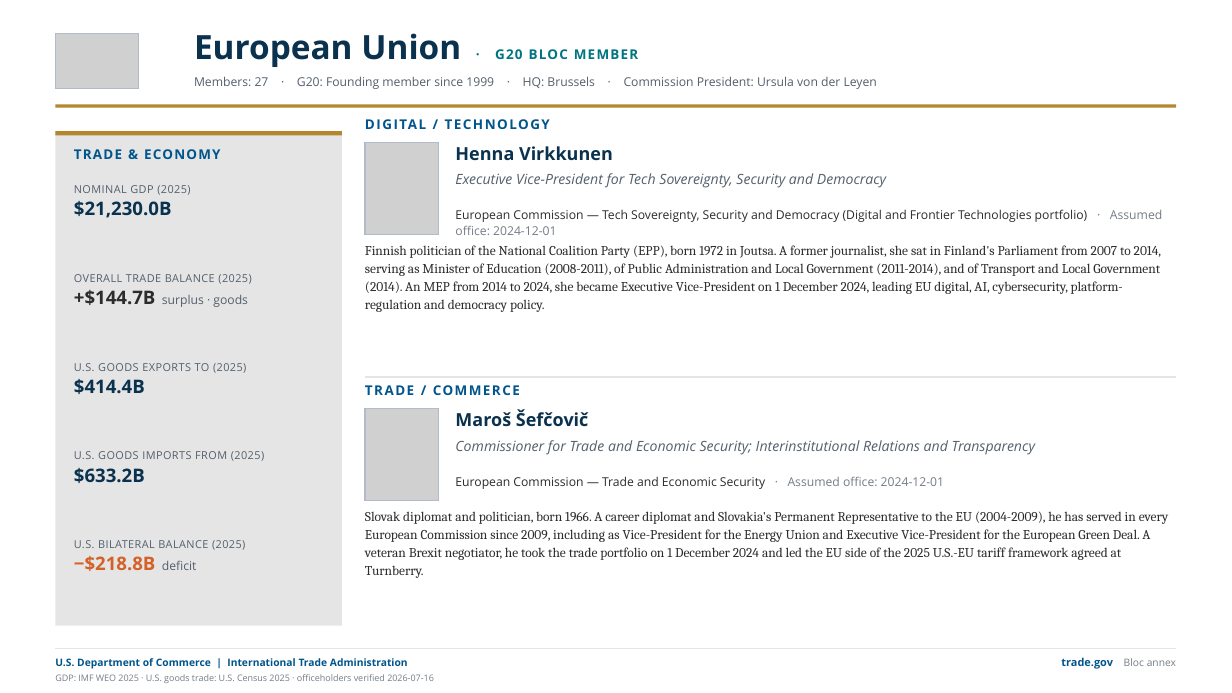
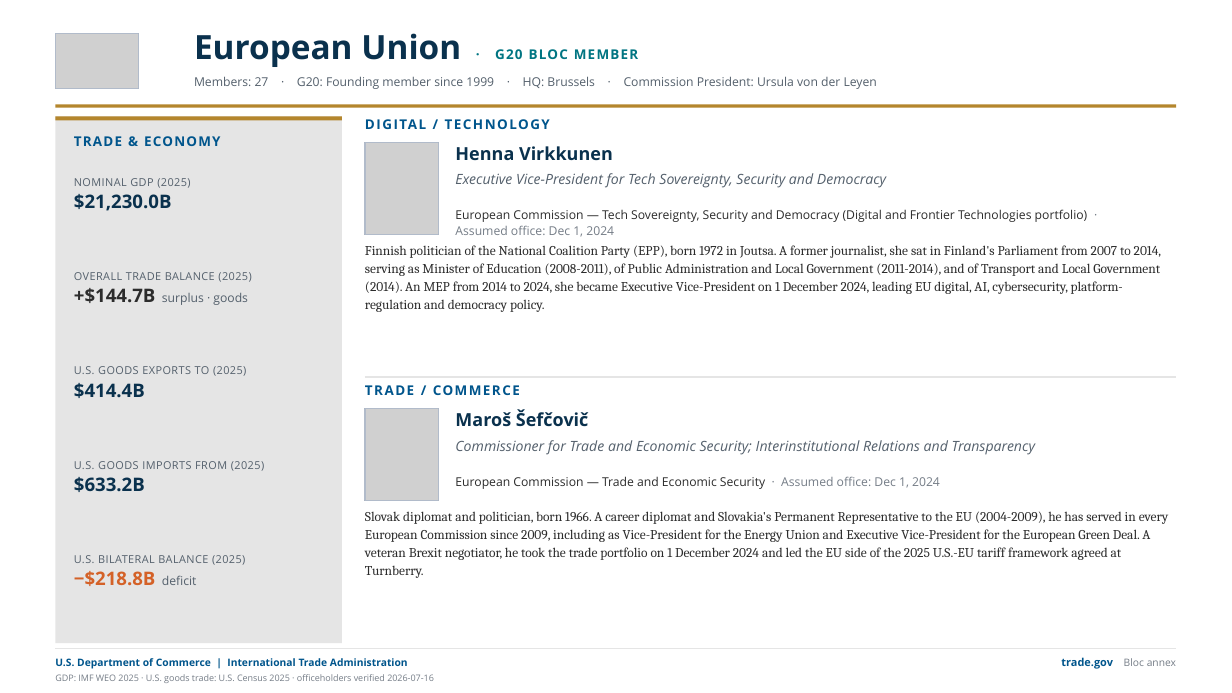
Before and after one commit to jsilbs18-cloud/Photo, a slide deck: slide 23 of output/g20-ministers-trade-deck.pptx (slide 24 before the commit). Drawn at 1232x693 pixels with LibreOffice and Linux fonts; fonts in the diff are those of the drawing; grey boxes stand for pictures. Boxes give left, top, right and bottom in pixels: in the first picture for what was removed or moved away, otherwise in the second. Text is boxed around its words. In the diff, an @@ line names an element or a change of style, - is before the commit and + after.

```diff
--- a/output/g20-ministers-trade-deck.pptx
+++ b/output/g20-ministers-trade-deck.pptx
@@ rectangle: place and size @@
-rectangle at [55,131,342,135]
+rectangle at [55,116,342,120]
@@ rectangle: place and size @@
-rectangle at [55,131,342,626]
+rectangle at [55,116,342,643]
@@ text "TRADE & ECONOMY": place and size @@
-text "TRADE & ECONOMY" at [74,149,220,159]
+text "TRADE & ECONOMY" at [74,136,220,146]
@@ text "NOMINAL GDP (2025)" rewrapped from [74,185,190,218] to [74,178,190,188] @@
@@ text at [455,209,1088,237]: text changed @@
-European Commission — Tech Sovereignty, Security and Democracy (Digital and Frontier Technologies portfolio) · Assumed office: 2024-12-01
+European Commission — Tech Sovereignty, Security and Democracy (Digital and Frontier Technologies portfolio) · Assumed office: Dec 1, 2024
@@ text "OVERALL TRADE BALANCE (2025)" rewrapped from [74,274,251,307] to [74,272,251,282] @@
@@ text "U.S. GOODS EXPORTS TO (2025)": place and size @@
-text "U.S. GOODS EXPORTS TO (2025)" at [74,363,246,394]
+text "U.S. GOODS EXPORTS TO (2025)" at [74,366,246,398]
@@ text "U.S. GOODS IMPORTS FROM (2025)": place and size @@
-text "U.S. GOODS IMPORTS FROM (2025)" at [74,451,264,483]
+text "U.S. GOODS IMPORTS FROM (2025)" at [74,461,264,492]
@@ text at [455,476,940,489]: text changed @@
-European Commission — Trade and Economic Security · Assumed office: 2024-12-01
+European Commission — Trade and Economic Security · Assumed office: Dec 1, 2024
@@ text "U.S. BILATERAL BALANCE (2025)": place and size @@
-text "U.S. BILATERAL BALANCE (2025)" at [74,540,245,571]
+text "U.S. BILATERAL BALANCE (2025)" at [74,555,245,586]
```
Also in this commit, not shown: 22 other slides changed, 1 slide removed, 39 other files.
